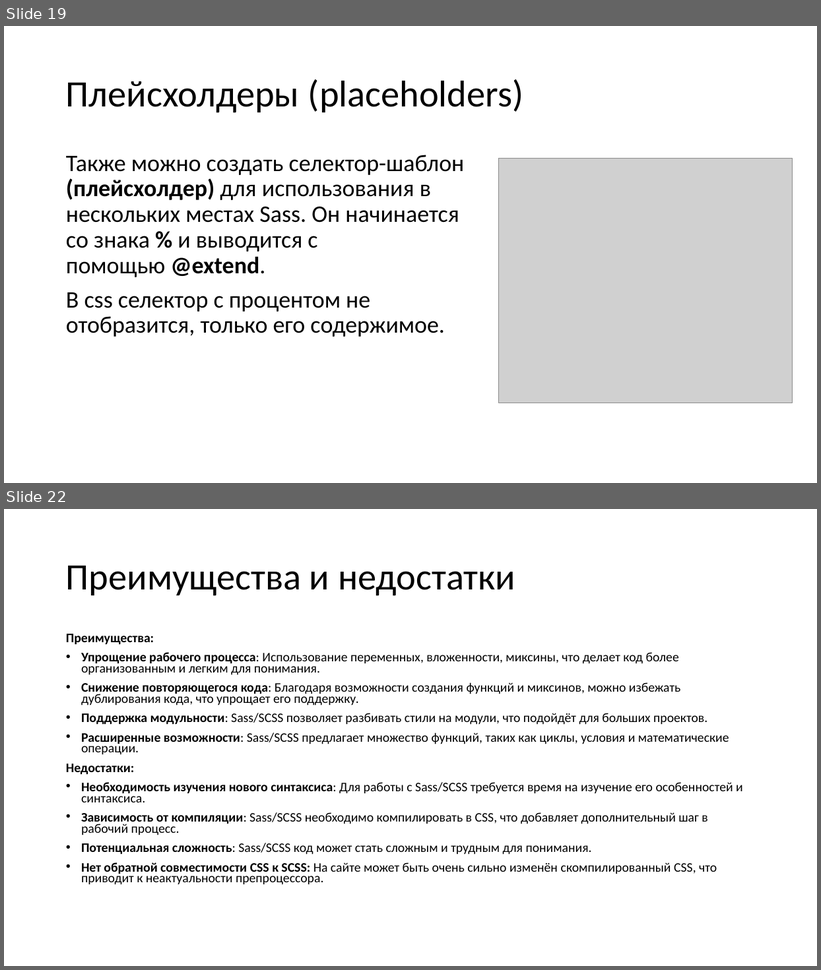
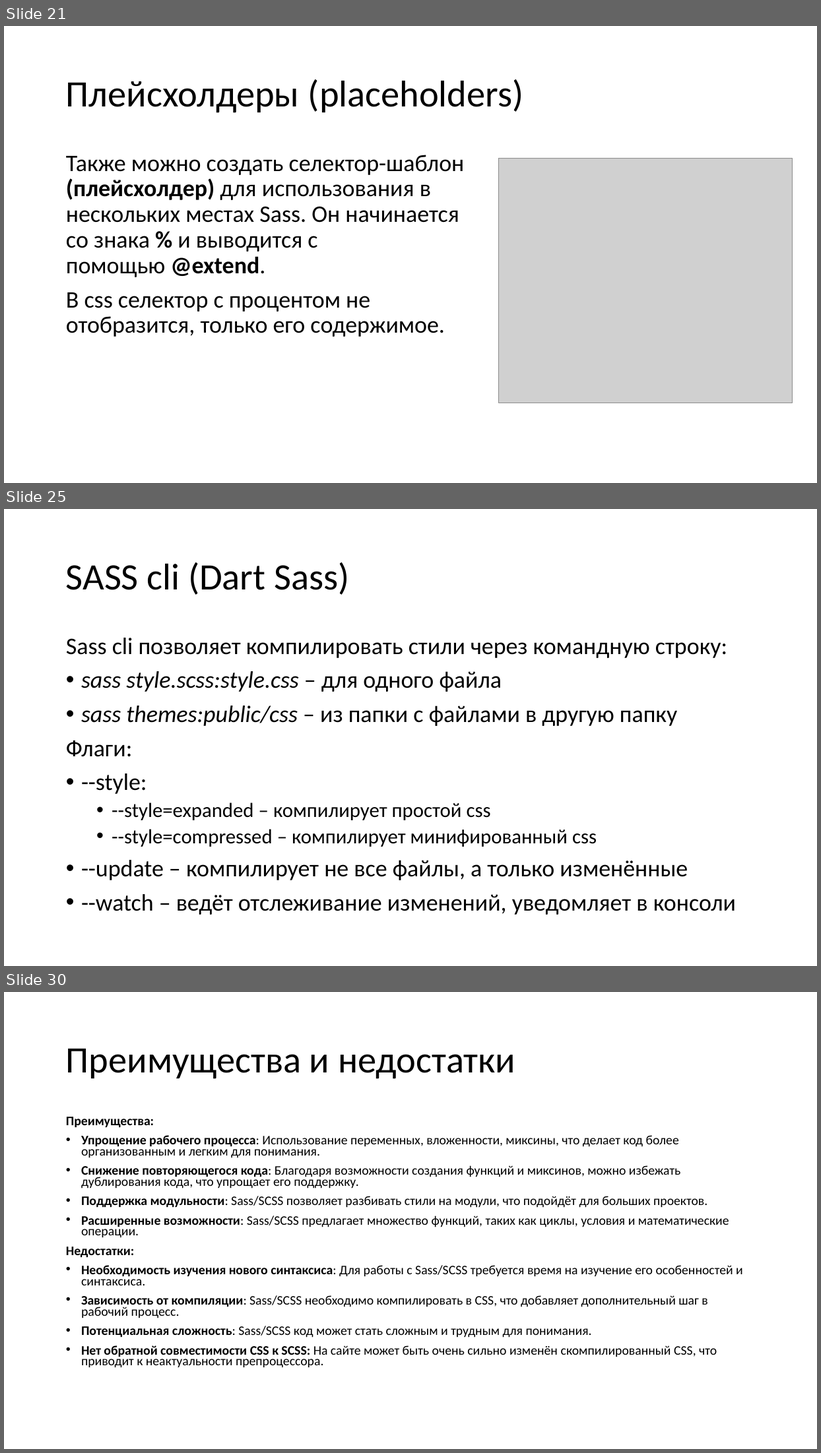
Before and after one commit to TalantRys/scss-study, a slide deck: sass.pptx. Shown one above the other, each under a label of ours: slides 19 and 22 before the commit, slides 21, 25 and 30 after it; the slides between them are not shown. The pictures are 821x970 and 821x1453 pixels, drawn with LibreOffice and Linux fonts; fonts in the diff are those of the drawing; grey boxes stand for pictures. Boxes give left, top, right and bottom in pixels: in the first picture for what was removed or moved away, otherwise in the second. Text is boxed around its words. In the diff, an @@ line names an element or a change of style, - is before the commit and + after.

```diff
--- a/sass.pptx
+++ b/sass.pptx
@@ slide 25 added at <box>4,509,817,966</box>, background #FFFFFF @@
@@ title added at <box>66,562,349,595</box>, 44 pt, text #000000 @@
+SASS cli (Dart Sass)
@@ text added at <box>66,638,736,915</box>, 28 pt, text #000000 @@
+Sass cli позволяет компилировать стили через командную строку:
+• sass style.scss:style.css – для одного файла
+• sass themes:public/css – из папки с файлами в другую папку
+Флаги:
+• --style:
+  • --style=expanded – компилирует простой css
+  • --style=compressed – компилирует минифированный css
+• --update – компилирует не все файлы, а только изменённые
+• --watch – ведёт отслеживание изменений, уведомляет в консоли
@@ what was slide 19 is now slide 21 @@
@@ what was slide 22 is now slide 30 @@
```
Also in this commit, not shown: 5 slides changed, 8 other slides added, 9 other files.
